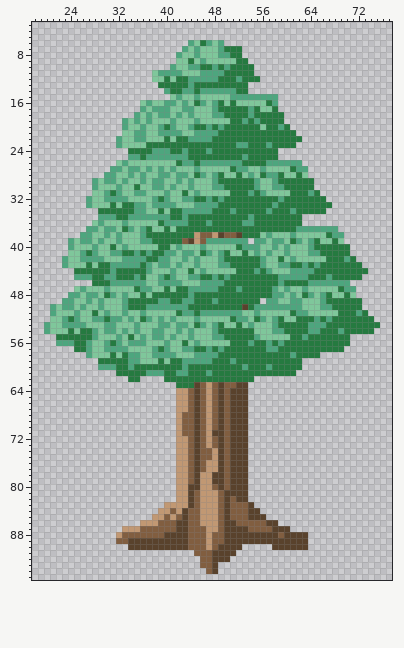
One commit to this sprite sheet: Assets/Sprites/Scenery/GT17_tree.png. The first picture shows the starting point.
The file is 96x96 pixels. Shown: x 18..77, y 3..95.
Now the later version:
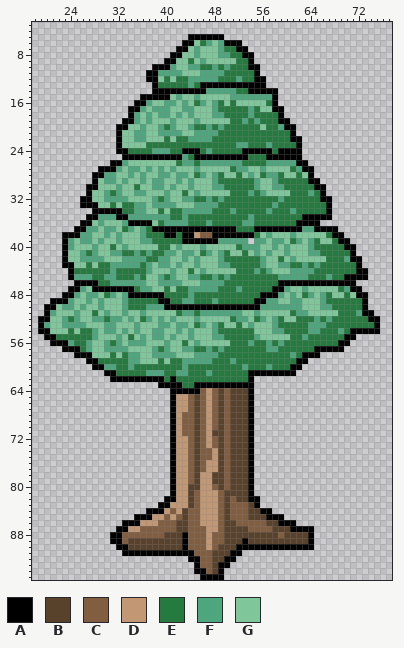
Palette (. is transparent): A #000000  B #59422c  C #815e40  D #c19873  E #257a40  F #4da67e  G #7fc79b
From the commit log: Outlined trees
Change:
Changed rows in their new state; - is an unchanged pixel.
first column x 19:
 5 -------------------------AAAAAA--------------------------
 6 ------------------------AA-----AAA-----------------------
 7 -----------------------AA--------AA----------------------
 8 ----------------------AA----------AA---------------------
 9 ---------------------AA------------A---------------------
10 -------------------AAA-------------AA--------------------
11 ------------------AA----------------A--------------------
12 ------------------AA----------------AA-------------------
13 -------------------A-------AAAAAAAAAAA-------------------
14 -------------------AAAAAAAAA-------AAAAA-----------------
15 -----------------AAAAA-----------------A-----------------
16 ----------------AA---------------------A-----------------
17 ---------------AA----------------------AA----------------
18 ---------------A------------------------A----------------
19 --------------AA------------------------AA---------------
20 -------------AA--------------------------AA--------------
21 -------------A----------------------------A--------------
22 -------------A----------------------------AA-------------
23 -------------A-----------------------------A-------------
24 -------------AA---------AAA-------AAAAA-AAAA-------------
25 --------------AAAAAAAAAA--AAAAAAAAA---AAAAAA-------------
26 ------------AA-----------------------------AA------------
27 ----------AAA-------------------------------AA-----------
28 ---------AA----------------------------------A-----------
29 ---------A-----------------------------------AA----------
30 --------AA------------------------------------AA---------
31 --------A--------------------------------------A---------
32 -------AA--------------------------------------AA--------
33 -------AAA--------------------------------------A--------
34 ---------AAAAA----------------------------------A--------
35 --------AA---AA-----------------------------AAAAA--------
36 -------AA------AAAA------------------------AAAA----------
37 ------AA-----------AAAAAAAAAAAAAA---AAAAAAAA--AAAA-------
38 ----AAA--------------AA-AA---AAAAAAA-------------AA------
39 ----A-------------------AAAAAA--------------------AA-----
40 ----A----------------------------------------------AA----
41 ----A-----------------------------------------------A----
42 ----A-----------------------------------------------AA---
43 ----AA-----------------------------------------------A---
44 -----A-----------------------------------------------AA--
45 -----A---------------------------------------------AAAA--
46 ------AAAA------------------------------AAAAAAAAAAAAA----
47 -----AA--AAAAAAA-----------------------AA-----------AA---
48 ----AA---------AAAAAA----------------AAA-------------AA--
49 --AAA---------------AA--------------AA----------------A--
50 -AA------------------AAAAAAAAAAAAAAAA-----------------A--
51 -A----------------------------------------------------AA-
52 AA-----------------------------------------------------AA
53 A-------------------------------------------------------A
54 AA--------------------------------------------------AAAAA
55 -AA------------------------------------------------AA----
56 --AAA---------------------------------------------AA-----
57 ----AAA---------------------------------------AAAAA------
58 ------AAA-----------------------------------AAA----------
59 --------AA---------------------------------AA------------
60 ---------AA-------------------------------AA-------------
61 -----------AA----------------------AAAAAAAA--------------
62 ------------AAAAAAAAA-A------------A---------------------
63 --------------------AAAA--AAAAAAAAAA---------------------
64 ----------------------AAAAA--------A---------------------
65 ----------------------A------------A---------------------
66 ----------------------A------------A---------------------
67 ----------------------A------------A---------------------
68 ----------------------A------------A---------------------
69 ----------------------A------------A---------------------
70 ----------------------A------------A---------------------
71 ----------------------A------------A---------------------
72 ----------------------A------------A---------------------
73 ----------------------A------------A---------------------
74 ----------------------A------------A---------------------
75 ----------------------A------------A---------------------
76 ----------------------A------------A---------------------
77 ----------------------A------------A---------------------
78 ----------------------A------------A---------------------
79 ----------------------A------------A---------------------
80 ----------------------A------------A---------------------
81 ----------------------A------------A---------------------
82 ---------------------AA------------AA--------------------
83 --------------------AA--------------A--------------------
84 ------------------AAA----------------AA------------------
85 ----------------AAA-------------------AAA----------------
86 --------------AAA-----------------------AAA--------------
87 -------------AA---------------------------AAAA-----------
88 ------------AA----------A--------------------A-----------
89 ------------AA----------A---------A----------A-----------
90 -------------AA---------A--------AAAAAAAAAAAAA-----------
91 --------------AAAAAAAAAAAA------AA-----------------------
92 -------------------------AA----AA------------------------
93 --------------------------A---AA-------------------------
94 --------------------------AA--A--------------------------
95 ---------------------------AAAA--------------------------
Pixel boxes of the changes (left, top, right, bottom) in both pictures:
changed: (38, 34, 380, 580)
